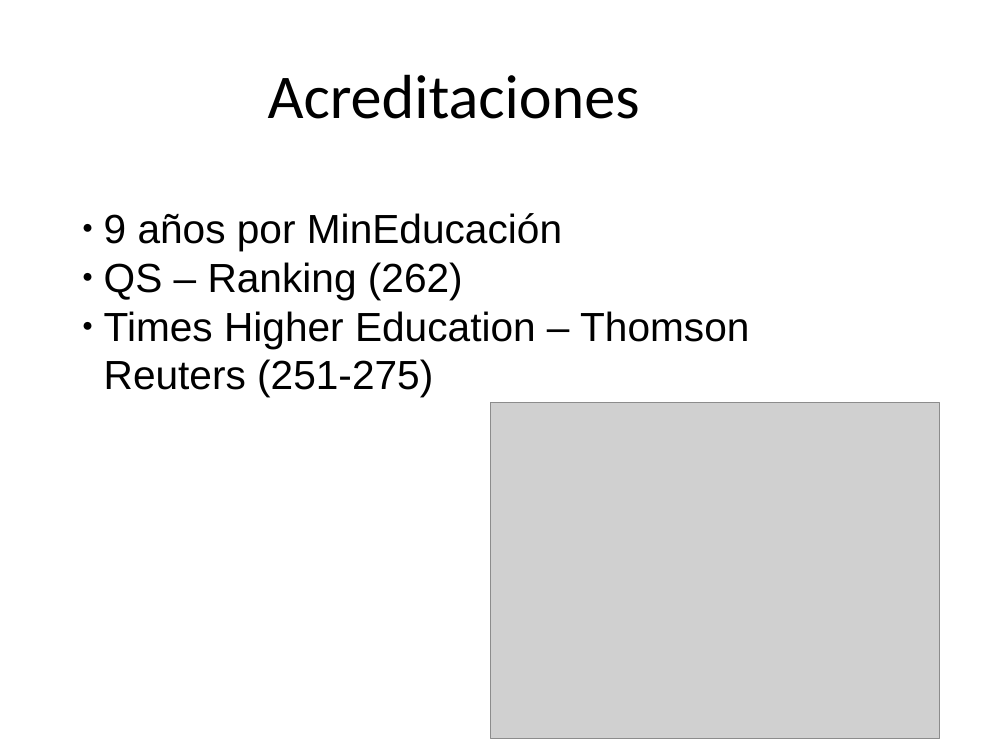
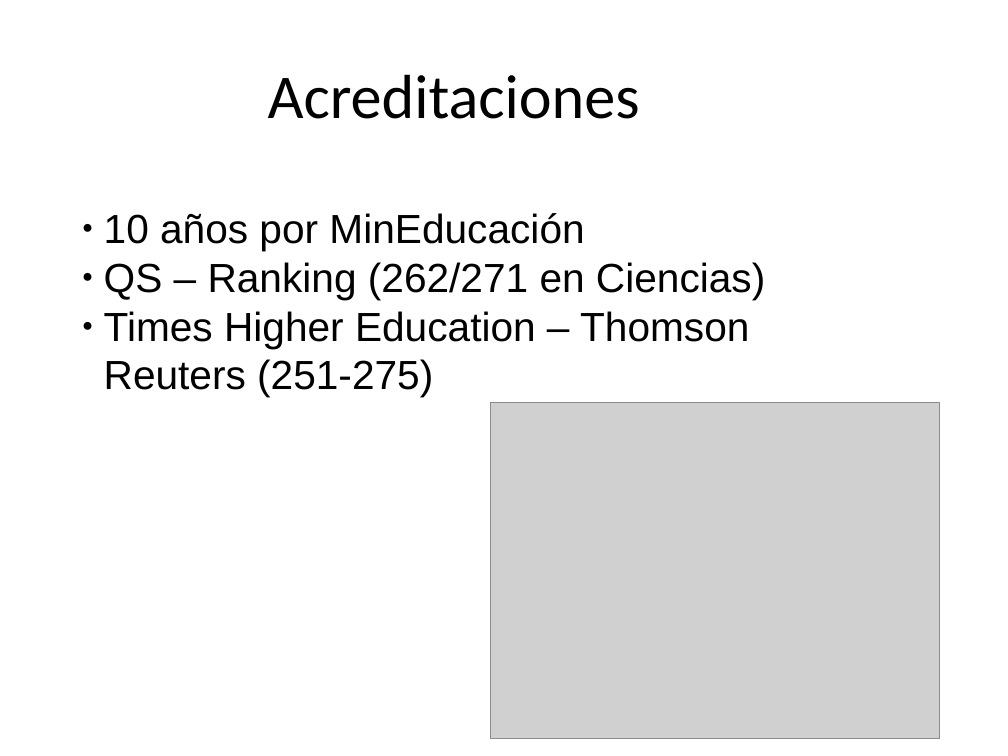
Before and after one commit to alvise30/Scouting, a slide deck: slide 8 of Scouting_Julio-2015.pptx. Drawn at 1008x756 pixels with LibreOffice and Linux fonts; fonts in the diff are those of the drawing; grey boxes stand for pictures; background and template pictures are left out. Boxes give left, top, right and bottom in pixels: in the first picture for what was removed or moved away, otherwise in the second. Text is boxed around its words. In the diff, an @@ line names an element or a change of style, - is before the commit and + after.

Commit message:
Rankings

```diff
--- a/Scouting_Julio-2015.pptx
+++ b/Scouting_Julio-2015.pptx
@@ text at (104,213,765,300): text changed @@
-● 9 años por MinEducación
-● QS – Ranking (262)
+● 10 años por MinEducación
+● QS – Ranking (262/271 en Ciencias)
```
